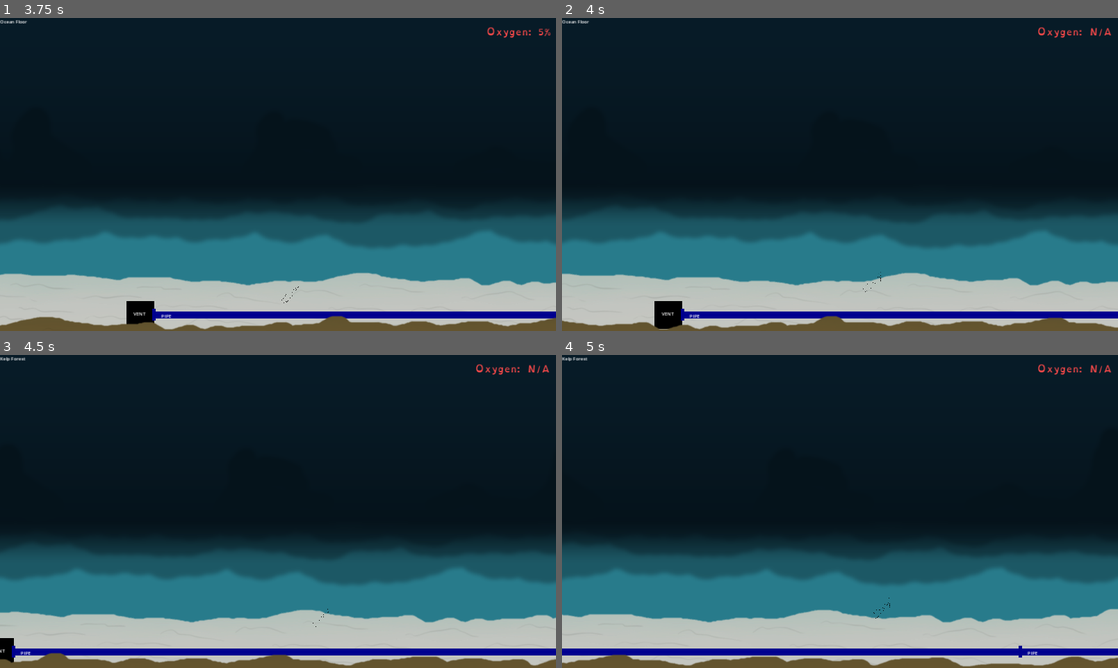
Above: before the commit, frames 1-4 (two rows, left to right).
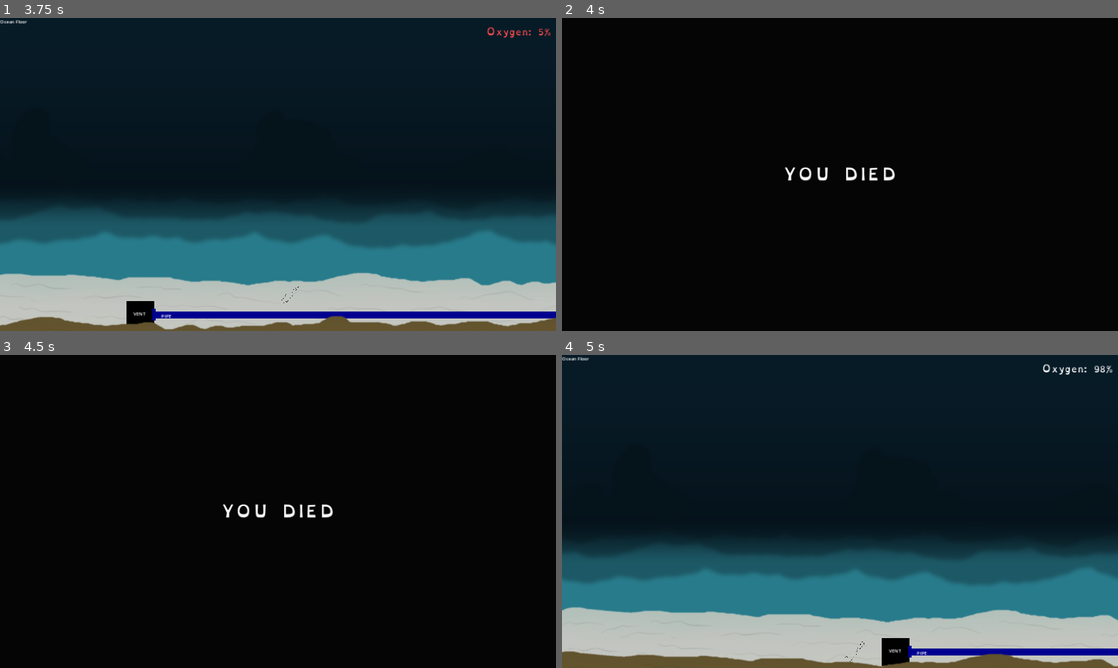
Above: after the commit, the same moments.

Repository: KeyraWebb/Cheezbored
Game: Godot game, scene res://scenes/game.tscn
Two runs of this game, one before a commit and one after it. Both use one fixed random seed, a clock stepped at 60 frames per second and the inputs below.
Inputs:
- Up to frame 1 (3.75 s): click "Play" at 0.5 s; hold E (interact) 1.28-2.03 s; hold Right (move_right) 1.28-2.78 s; tap Space (jump) at 1.52, 2.27 s; tap E (interact) at 2.1, 3.6 s; hold Left (move_left) 2.78-3.53 s; hold E (interact) 2.78-3.53 s; hold Right (move_right) from 3.53 s (still down)
- Up to frame 2 (4 s): keep holding Right (move_right); tap Space (jump) at 3.77 s
- Up to frame 3 (4.5 s): keep holding Right (move_right); hold E (interact) from 4.28 s (still down)
- Up to frame 4 (5 s): keep holding Right (move_right); keep holding E (interact); tap Space (jump) at 4.52 s

Frame 1 is identical in both runs. In frame 2, 86% of the frame differs, in the area x 0-100%, y 0-100%; in frame 3, 86%; in frame 4, 6.4%.

Commit message:
death and respawning

Diff:
--- a/scenes/game.tscn
+++ b/scenes/game.tscn
@@ -14,7 +14,9 @@
 visible = false
 
 [node name="RespawnTimer" type="Timer" parent="DeathScreen"]
+one_shot = true
 
 [node name="UnderwaterLevel" parent="." instance=ExtResource("4_i1g5f")]
 
 [connection signal="on_play_pressed" from="main menu" to="." method="_on_menu_play_pressed"]
+[connection signal="timeout" from="DeathScreen/RespawnTimer" to="." method="_on_respawn_timer_timeout"]
--- a/scenes/underwater_level.gd
+++ b/scenes/underwater_level.gd
@@ -3,12 +3,22 @@
 signal on_level_complete
 signal on_death
 
+@onready var oxygen_timer: OxygenTimer = %OxygenTimer
+@onready var player: Player = $Player
+
 var game: Game
+var spawnpoint: Vector2
 
 
 func _ready() -> void:
 	game = get_parent()
+	spawnpoint = player.position
 
 
 func _on_death() -> void:
-	print("restarting level!")
+	game.die()
+
+
+func restart() -> void:
+	oxygen_timer.oxygen = 100
+	player.position = spawnpoint
--- a/scripts/game.gd
+++ b/scripts/game.gd
@@ -40,3 +40,11 @@
 
 func die() -> void:
 	remove_child(active_level)
+	death_screen.show()
+	respawn_timer.start()
+
+
+func _on_respawn_timer_timeout() -> void:
+	death_screen.hide()
+	active_level.restart()
+	add_child(active_level)
